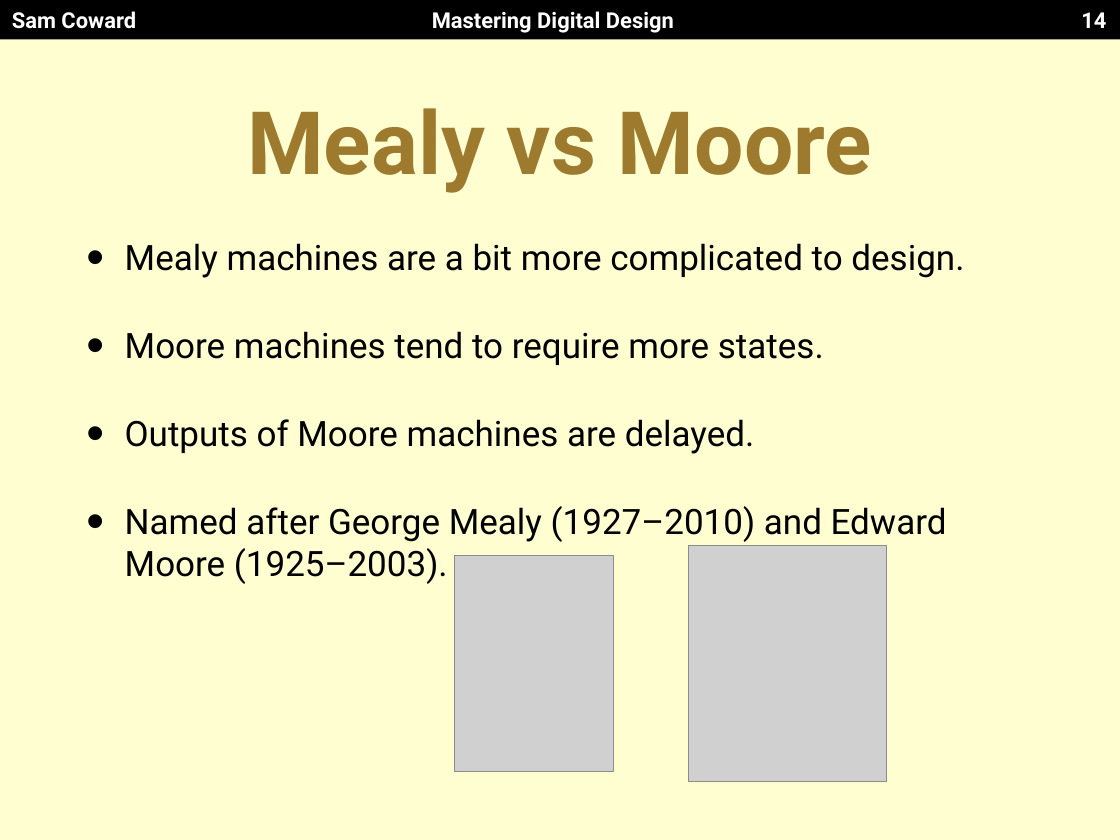
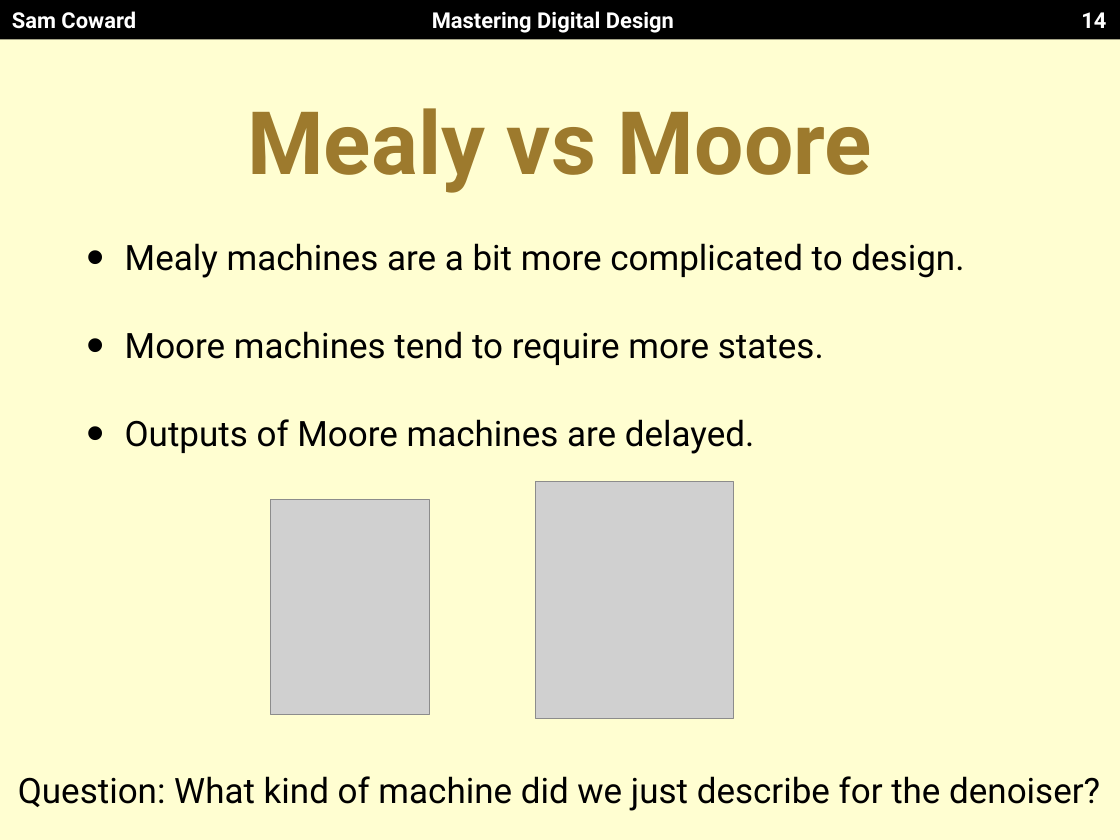
Before and after one commit to Mastering-Digital-Design/Lab-Module, a slide deck: slide 14 of lectures/lecture3.pptx. Drawn at 1120x840 pixels with LibreOffice and Linux fonts; fonts in the diff are those of the drawing; grey boxes stand for pictures. Boxes give left, top, right and bottom in pixels: in the first picture for what was removed or moved away, otherwise in the second. Text is boxed around its words. In the diff, an @@ line names an element or a change of style, - is before the commit and + after.

Commit message:
Update lecture 3 with questions

```diff
--- a/lectures/lecture3.pptx
+++ b/lectures/lecture3.pptx
@@ text at box(125, 506, 947, 584): paragraph removed @@
-• Named after George Mealy (1927–2010) and Edward Moore (1925–2003).
@@ picture: place and size @@
-picture at box(454, 555, 613, 771)
+picture at box(270, 499, 428, 715)
@@ picture: place and size @@
-picture at box(688, 545, 886, 781)
+picture at box(536, 482, 733, 718)
@@ text added at box(18, 776, 1100, 811), 32 pt, text #000000 @@
+Question: What kind of machine did we just describe for the denoiser?
```
Also in this commit, not shown: 8 other slides changed, 1 slide added, 1 slide removed.
